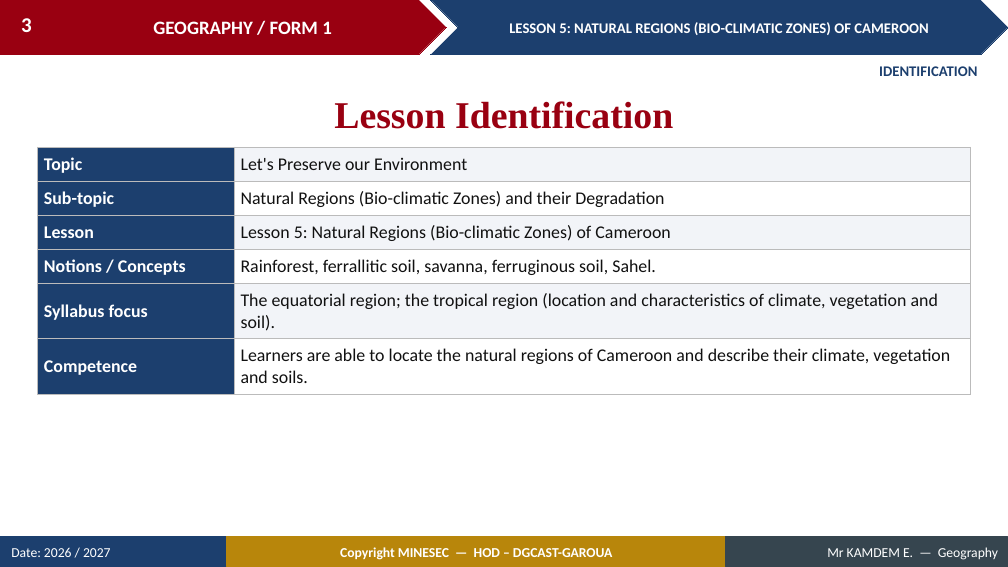
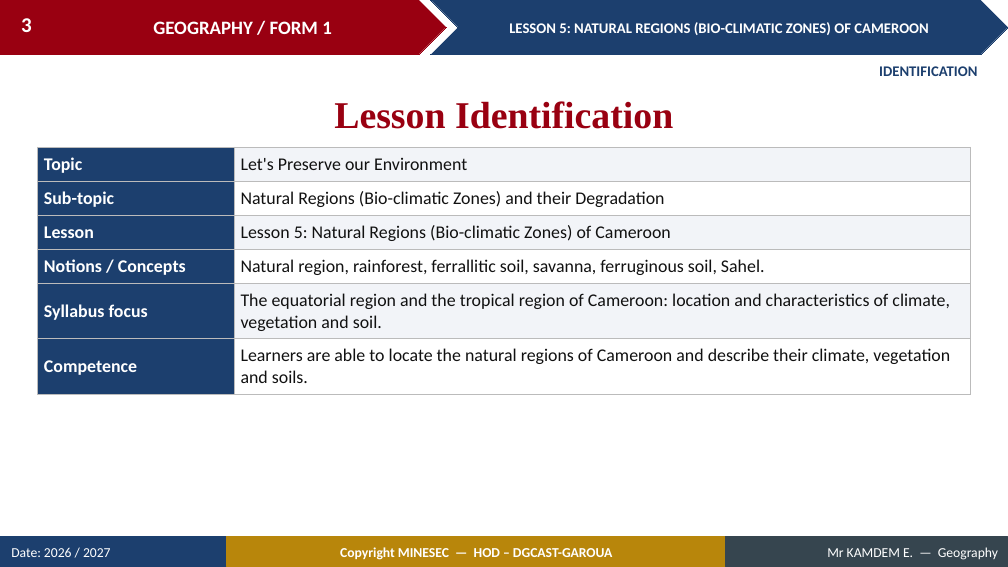
Before and after one commit to Berthautk/linea-github, a slide deck: slide 3 of lecons/F1/08_F1_M2_L05_Natural_Regions_Bio_climatic_Zones_of_Cameroon.pptx. Drawn at 1008x567 pixels with LibreOffice and Linux fonts; fonts in the diff are those of the drawing. Boxes give left, top, right and bottom in pixels: in the first picture for what was removed or moved away, otherwise in the second. Text is boxed around its words. In the diff, an @@ line names an element or a change of style, - is before the commit and + after.

```diff
--- a/lecons/F1/08_F1_M2_L05_Natural_Regions_Bio_climatic_Zones_of_Cameroon.pptx
+++ b/lecons/F1/08_F1_M2_L05_Natural_Regions_Bio_climatic_Zones_of_Cameroon.pptx
@@ table at box(38, 147, 970, 387) @@
-row 4, column 2: Rainforest, ferrallitic soil, savanna, ferruginous soil, Sahel.
+row 4, column 2: Natural region, rainforest, ferrallitic soil, savanna, ferruginous soil, Sahel.
-row 5, column 2: The equatorial region; the tropical region (location and characteristics of climate, vegetation and soil).
+row 5, column 2: The equatorial region and the tropical region of Cameroon: location and characteristics of climate, vegetation and soil.
```
Also in this commit, not shown: 32 other slides changed, 20 slides added, 4 slides removed, 5 other files.
